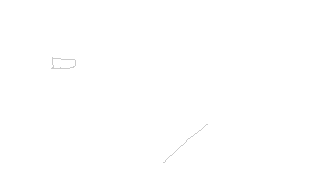
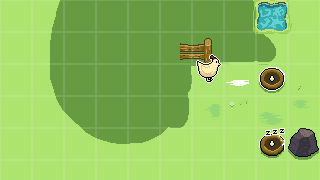
Layers edited between the first and the second w=320, h=180 image:
added group "Group 13" with 50 layers over [0, 0, 320, 180]
added layer "Paint Layer 3" (12%) in group "Group 13" over [0, 0, 320, 180]
added group "ZZZ" with 3 layers in group "Group 13" over [192, 128, 320, 180]
added layer "Copy of Paint Layer 23" (1st of 2, in "Group 13" › "ZZZ") in group "ZZZ" over [192, 128, 320, 180]
added layer "Copy of Paint Layer 23" (2nd of 2, in "Group 13" › "ZZZ") in group "ZZZ" over [192, 128, 320, 180]
added layer "Paint Layer 23" in group "ZZZ" over [192, 128, 320, 180]
added layer "Rock" (1st of 2, in "Group 13") in group "Group 13" over [256, 64, 320, 180]
added layer "Copy of ChickenSide.png" (1st of 2, in "Group 13") in group "Group 13" over [192, 0, 320, 128]
added layer "NestUnoccupied" in group "Group 13" over [256, 0, 320, 128]
added layer "Paint Layer 22" in group "Group 13" over [256, 128, 320, 180]
added layer "Patch 3" in group "Group 13" over [192, 64, 256, 128]
added layer "Patch 2" in group "Group 13" over [256, 64, 320, 128]
added layer "Patch 1" in group "Group 13" over [256, 0, 320, 128]
added layer "Flower" in group "Group 13" over [128, 0, 320, 180]
added layer "Grass 2" in group "Group 13" over [64, 0, 320, 128]
added layer "Grass 1" in group "Group 13" over [192, 64, 256, 128]
added layer "Paint Layer 13(pasted)" in group "Group 13" over [192, 0, 320, 128]
added layer "Paint Layer 5" in group "Group 13" over [64, 0, 320, 128]
added layer "Paint Layer 16" in group "Group 13" over [192, 0, 256, 64]
added layer "Paint Layer 17" in group "Group 13" over [0, 0, 320, 180]
added layer "Paint Layer 19(pasted)" (12th of 12, in "Group 13") in group "Group 13" over [192, 0, 320, 180]
moved "Paint Layer 1" into group "Group 13", painted on it over [0, 0, 320, 180]
